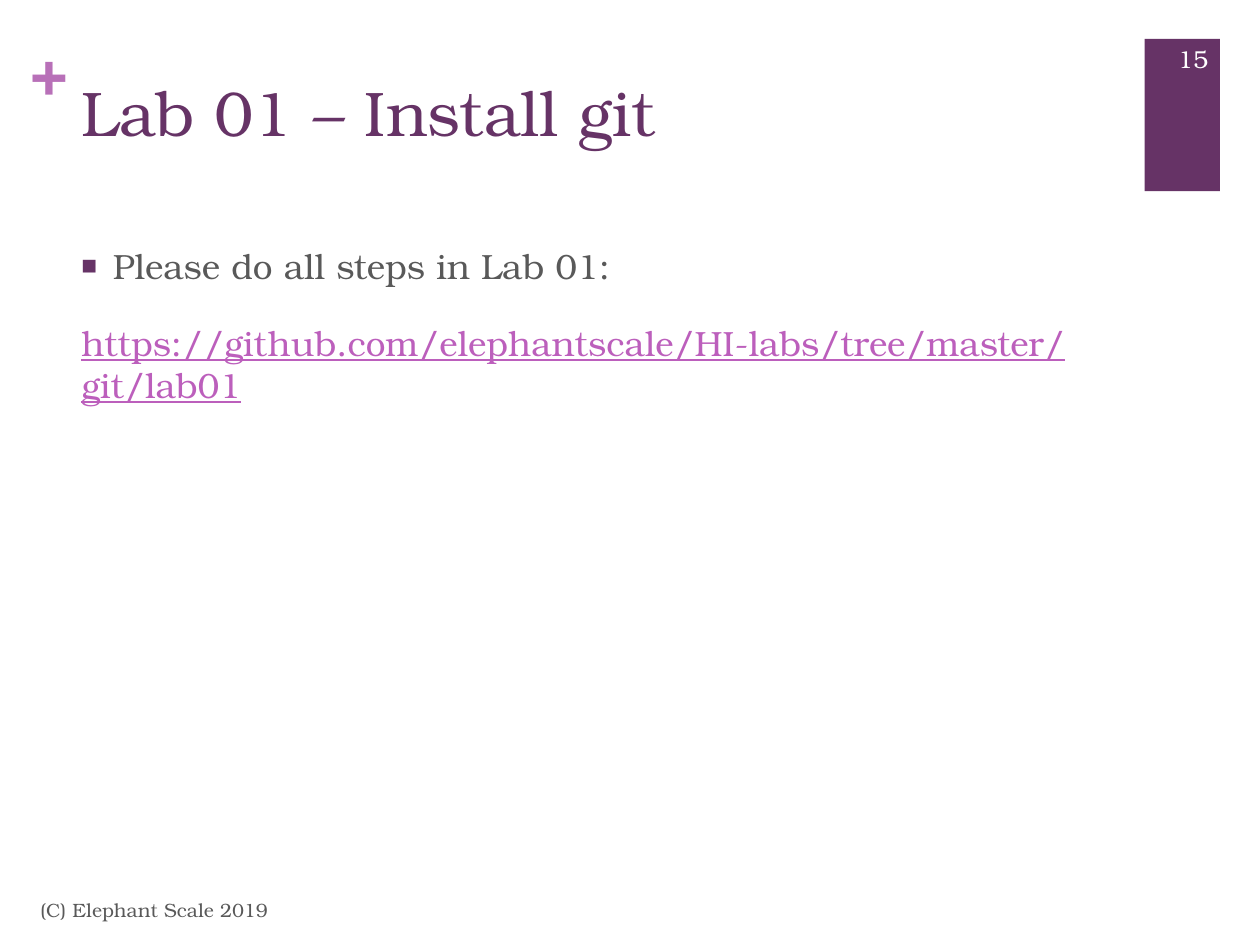
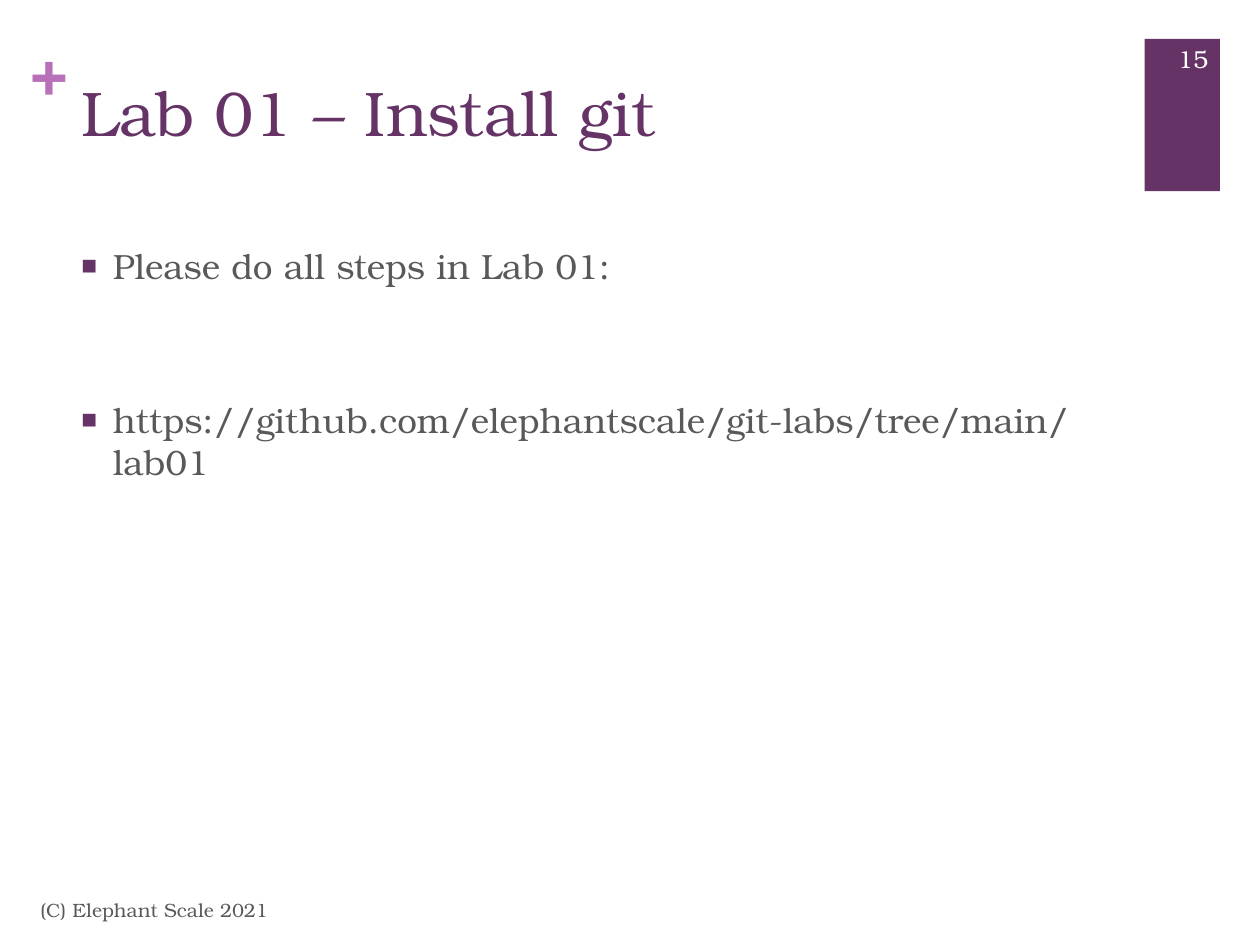
Before and after one commit to elephantscale/es-training-new, a slide deck: slide 15 of git/slides/GIT-1__Git.pptx. Drawn at 1260x945 pixels with LibreOffice and Linux fonts; fonts in the diff are those of the drawing. Boxes give left, top, right and bottom in pixels: in the first picture for what was removed or moved away, otherwise in the second. Text is boxed around its words. In the diff, an @@ line names an element or a change of style, - is before the commit and + after.

Commit message:
git fixes

```diff
--- a/git/slides/GIT-1__Git.pptx
+++ b/git/slides/GIT-1__Git.pptx
@@ text at bbox=[113, 408, 1069, 476]: text changed; text colour #BC5FBC to #595959 @@
-https://github.com/elephantscale/HI-labs/tree/master/git/lab01
+■ https://github.com/elephantscale/git-labs/tree/main/lab01
@@ text at bbox=[40, 903, 268, 922]: text changed @@
-(C) Elephant Scale 2019
+(C) Elephant Scale 2021
```
Also in this commit, not shown: 61 other slides changed.
